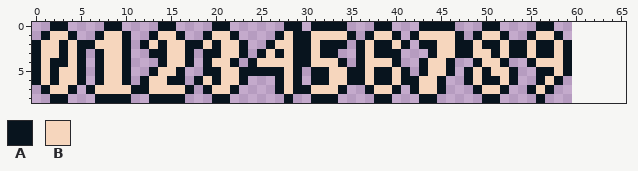
Pixel-art file -- assets/img/outline_numbers.aseprite. The picture above was drawn from the file before the commit.
60x9 pixels, 1 frame. The old version is drawn lined up with the new one, on the new canvas.
Palette (. is transparent): A #08141e  B #f6d6bd
Pixels before, first column x 0:
0 ..AA....AA....AA....AA......AA.AAAA...AA...AAAA...AA....AA..
1 .ABBA..ABBA..ABBA..ABBA....ABAABBBBA.ABBA.ABBBBA.ABBA..ABBA.
2 ABBABAABBBA.ABABBAABABBA..ABBAABAAA.ABAABA.AABBAABAABAABAABA
3 ABBABA.ABBA..AABBA.AABBA.ABABAABAA..ABAAA...ABBAABBABAABAABA
4 ABAABA.ABBA...ABBA.ABBA.ABBBBAABBBA.ABBBA..ABBA..ABBA..ABBBA
5 ABABBA.ABBA..ABBA..AABBAAAAABA.AABBAABAABA.ABBA.ABABBA..AABA
6 ABABBA.ABBA.ABBAA.ABABBA...ABA.AABBAABAABAABBA..ABAABA..ABA.
7 .ABBA.ABBBBAABBBBA.ABBA....ABAABBBA..ABBA.ABBA...ABBA..ABA..
8 ..AA...AAAA..AAAA...AA......A..AAA....AA...AA.....AA....A...
The same view after the edit:
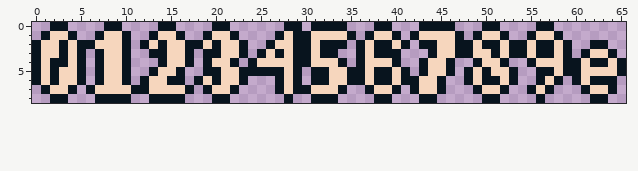
From old to new:
canvas 60x9 -> 66x9
Changed rows in their new state; - is an unchanged pixel.
first column x 60:
2 --AA--
3 -ABBA-
4 ABAABA
5 ABBBBA
6 ABAAA-
7 -ABBA-
8 --AA--
